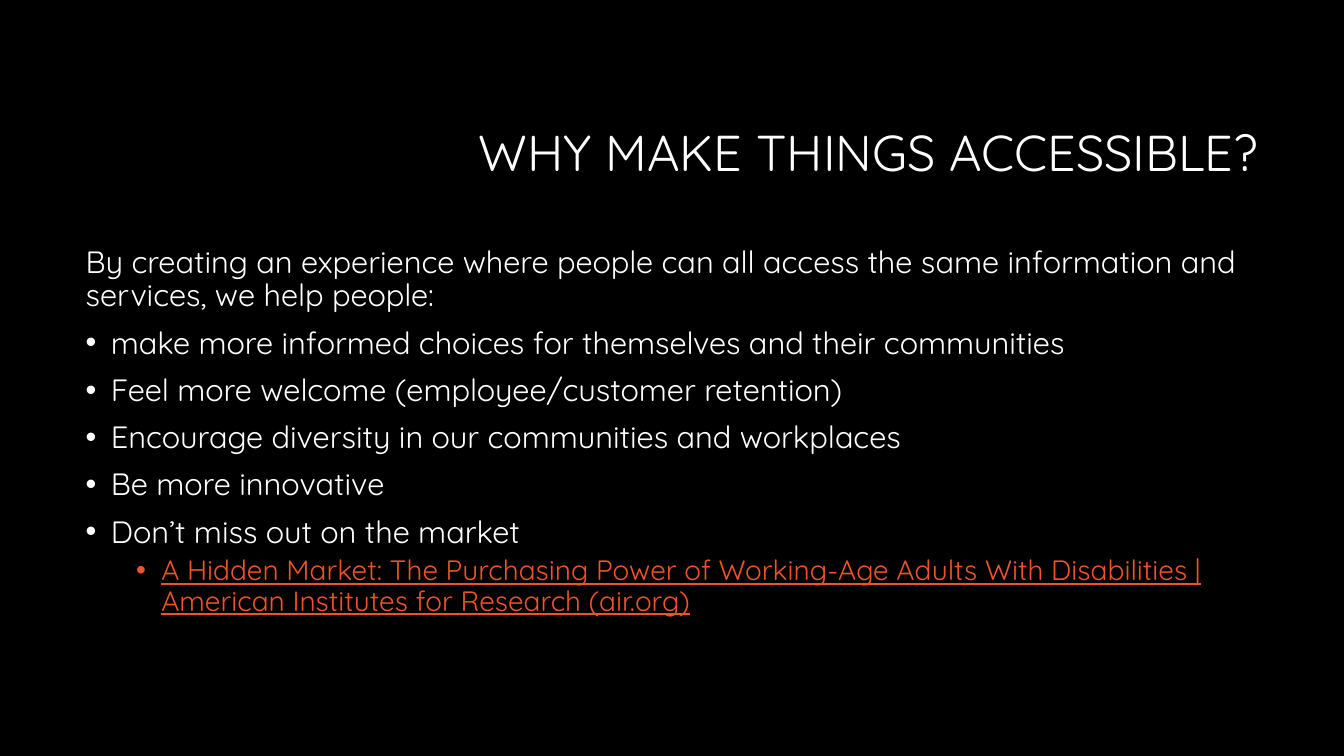
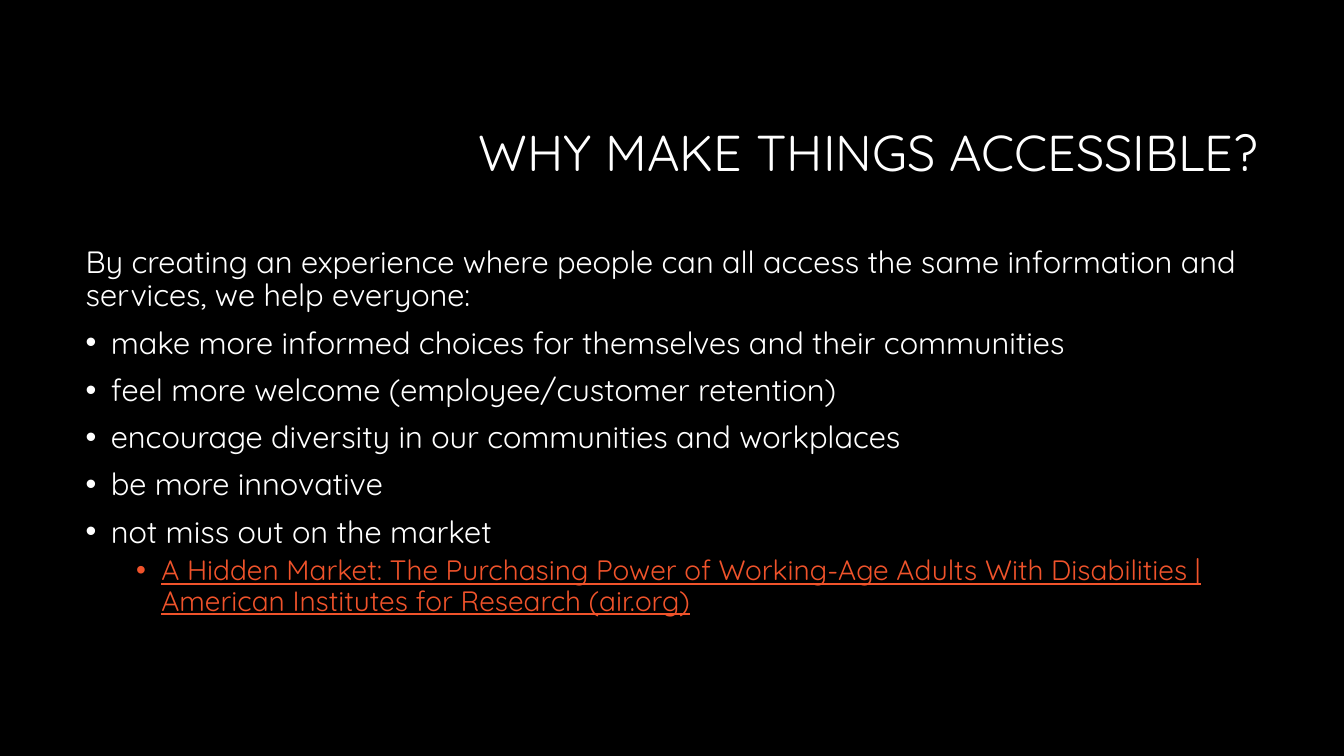
Before and after one commit to CorgiDev/A11y-Materials, a slide deck: slide 5 of Presenations/2023 Presentations/AccessibilityTesting101.pptx. Drawn at 1344x756 pixels with LibreOffice and Linux fonts; fonts in the diff are those of the drawing; background and template pictures are left out. Boxes give left, top, right and bottom in pixels: in the first picture for what was removed or moved away, otherwise in the second. Text is boxed around its words. In the diff, an @@ line names an element or a change of style, - is before the commit and + after.

```diff
--- a/Presenations/2023 Presentations/AccessibilityTesting101.pptx
+++ b/Presenations/2023 Presentations/AccessibilityTesting101.pptx
@@ text at [86, 250, 1236, 312]: text changed @@
-By creating an experience where people can all access the same information and services, we help people:
+By creating an experience where people can all access the same information and services, we help everyone:
@@ text at [111, 376, 900, 544]: text changed @@
-• Feel more welcome (employee/customer retention)
-• Encourage diversity in our communities and workplaces
-• Be more innovative
-• Don’t miss out on the market
+• feel more welcome (employee/customer retention)
+• encourage diversity in our communities and workplaces
+• be more innovative
+• not miss out on the market
```
Also in this commit, not shown: 3 other slides changed, 2 other files.
